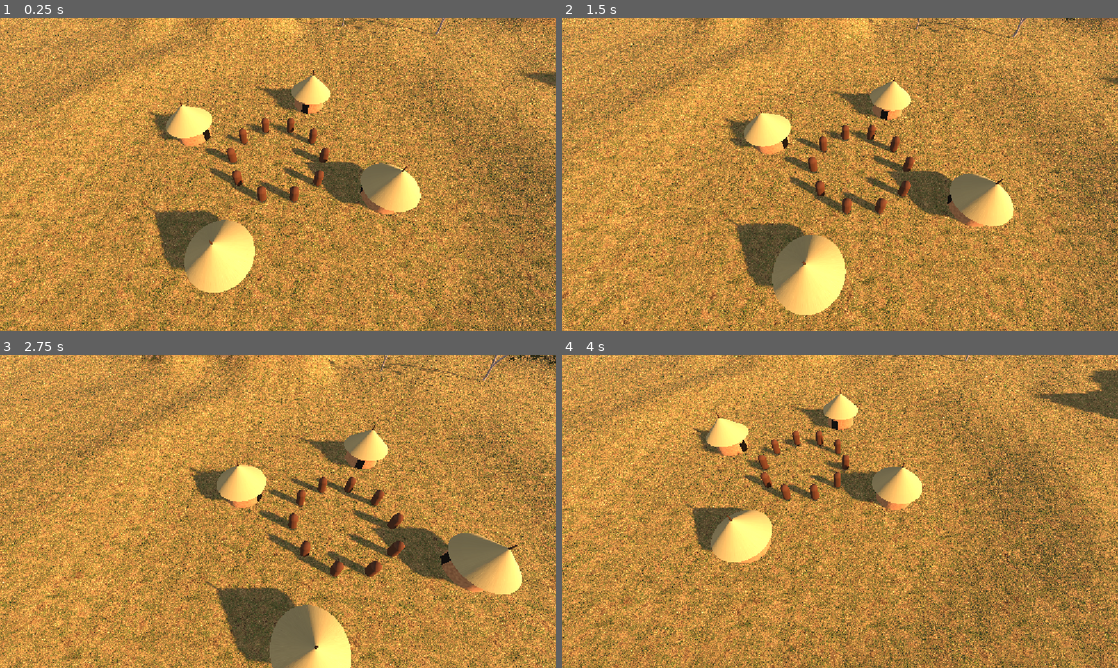
Above: before the commit, frames 1-4 (two rows, left to right).
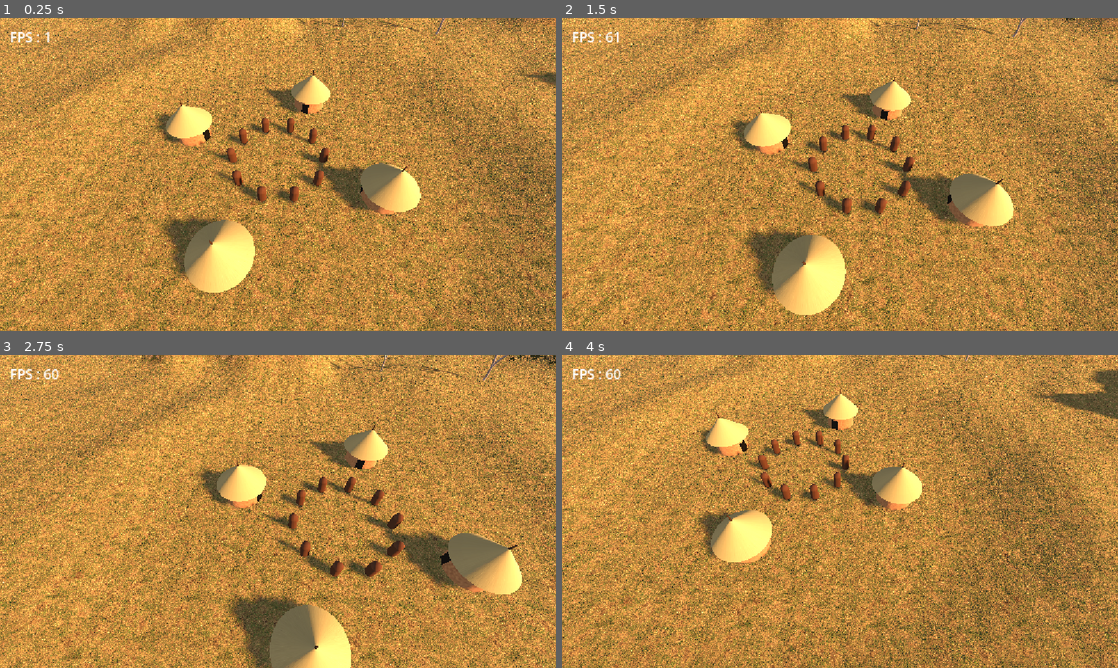
Above: after the commit, the same moments.

Repository: barroapk/faso-kanou
Game: Godot game, scene res://scenes/main.tscn
Two runs of this game, one before a commit and one after it. Both use one fixed random seed, a clock stepped at 60 frames per second and the inputs below. A sky picture missing from this copy of the repository is replaced by a grey-blue gradient.
Inputs (mouse positions are in pixels of both pictures, inside the frame that each line leads up to):
- Up to frame 1 (0.25 s): no input
- Up to frame 2 (1.5 s): tap Enter at 0.5 s; move the mouse to (962, 158) at 0.52 s; click (962, 158) at 0.67 s; tap Space at 1.25 s; drag from (728, 190) to (812, 237) at 1.27 s
- Up to frame 3 (2.75 s): tap Enter at 2 s; move the mouse to (333, 442) at 2.02 s; click (333, 442) at 2.17 s
- Up to frame 4 (4 s): tap Space at 2.75 s; drag from (812, 574) to (673, 464) at 2.77 s; tap Enter at 3.5 s; move the mouse to (1006, 558) at 3.52 s; click (1006, 558) at 3.67 s

The runs differ from the first frame. In frame 1, 2.4% of the frame differs, in the area x 2-100%, y 0-84%; in frame 2, 2.7%; in frame 3, 3.4%, in the area x 2-91%, y 0-100%; in frame 4, 1.6%.

Commit message:
Optimisation MultiMesh, ombres, compteur FPS

Diff:
--- a/scripts/main.gd
+++ b/scripts/main.gd
@@ -12,6 +12,7 @@
     _creer_habitants(10)
     _creer_cases(4)
     _creer_vegetation()
+    _creer_fps()
 
 func _creer_ciel() -> void:
     var env := Environment.new()
@@ -37,6 +38,8 @@
     soleil.light_color = Color(1.0, 0.85, 0.65)
     soleil.light_energy = 1.3
     soleil.shadow_enabled = true
+    soleil.directional_shadow_max_distance = 120.0
+    soleil.directional_shadow_mode = DirectionalLight3D.SHADOW_ORTHOGONAL
     add_child(soleil)
 
 func _creer_mer() -> void:
@@ -87,3 +90,17 @@
     var vegetation = preload("res://scripts/vegetation.gd").new()
     vegetation.terrain = terrain
     add_child(vegetation)
+
+var etiquette_fps: Label
+
+func _creer_fps() -> void:
+    var couche := CanvasLayer.new()
+    add_child(couche)
+    etiquette_fps = Label.new()
+    etiquette_fps.position = Vector2(20, 20)
+    etiquette_fps.add_theme_font_size_override("font_size", 28)
+    couche.add_child(etiquette_fps)
+
+func _process(_delta: float) -> void:
+    if etiquette_fps:
+        etiquette_fps.text = "FPS : %d" % Engine.get_frames_per_second()
--- a/scripts/vegetation.gd
+++ b/scripts/vegetation.gd
@@ -9,11 +9,25 @@
 func _ready() -> void:
     rng.seed = 42
     var modele: PackedScene = load("res://assets/modeles/acacia.glb")
-    var boite := _mesurer(modele)
+    var test: Node3D = modele.instantiate()
+    add_child(test)
+    var inverse := test.global_transform.affine_inverse()
+    var parties := []
+    var boite := AABB()
+    var premier := true
+    for m in test.find_children("*", "MeshInstance3D", true, false):
+        var mi := m as MeshInstance3D
+        var t := inverse * mi.global_transform
+        parties.append([mi.mesh, t])
+        var b := t * mi.get_aabb()
+        boite = b if premier else boite.merge(b)
+        premier = false
+    test.queue_free()
+
     var echelle := HAUTEUR_ARBRE / boite.size.y
-    var places := 0
+    var places: Array[Transform3D] = []
     var essais := 0
-    while places < NOMBRE and essais < NOMBRE * 40:
+    while places.size() < NOMBRE and essais < NOMBRE * 40:
         essais += 1
         var x := rng.randf_range(-170.0, 170.0)
         var z := rng.randf_range(-170.0, 170.0)
@@ -29,23 +43,18 @@
             continue
         if rng.randf() > 0.3 + terrain.foret(x, z) * 0.7:
             continue
-        var arbre: Node3D = modele.instantiate()
         var taille := echelle * rng.randf_range(0.7, 1.3)
-        arbre.scale = Vector3.ONE * taille
-        arbre.rotation.y = rng.randf() * TAU
-        arbre.position = Vector3(x, h - boite.position.y * taille - 0.1, z)
-        add_child(arbre)
-        places += 1
+        var base := Basis(Vector3.UP, rng.randf() * TAU).scaled(Vector3.ONE * taille)
+        var pos := Vector3(x, h - boite.position.y * taille - 0.1, z)
+        places.append(Transform3D(base, pos))
 
-func _mesurer(modele: PackedScene) -> AABB:
-    var test: Node3D = modele.instantiate()
-    add_child(test)
-    var boite := AABB()
-    var premier := true
-    for m in test.find_children("*", "MeshInstance3D", true, false):
-        var mi := m as MeshInstance3D
-        var b := test.global_transform.affine_inverse() * mi.global_transform * mi.get_aabb()
-        boite = b if premier else boite.merge(b)
-        premier = false
-    test.queue_free()
-    return boite
+    for p in parties:
+        var mm := MultiMesh.new()
+        mm.transform_format = MultiMesh.TRANSFORM_3D
+        mm.mesh = p[0]
+        mm.instance_count = places.size()
+        for i in places.size():
+            mm.set_instance_transform(i, places[i] * p[1])
+        var mmi := MultiMeshInstance3D.new()
+        mmi.multimesh = mm
+        add_child(mmi)
Not shown, added: assets/modeles/acacia.glb.import
Binary file added: assets/modeles/acacia_0.png
Not shown, added: assets/modeles/acacia_0.png.import
Binary file added: assets/modeles/acacia_1.png
Not shown, added: assets/modeles/acacia_1.png.import
Binary file added: assets/modeles/acacia_2.png
Not shown, added: assets/modeles/acacia_2.png.import
Binary file added: assets/modeles/acacia_3.png
Not shown, added: assets/modeles/acacia_3.png.import
Binary file added: assets/modeles/acacia_4.png
Not shown, added: assets/modeles/acacia_4.png.import
Binary file added: assets/modeles/acacia_5.png
(and 2 more such lines)
